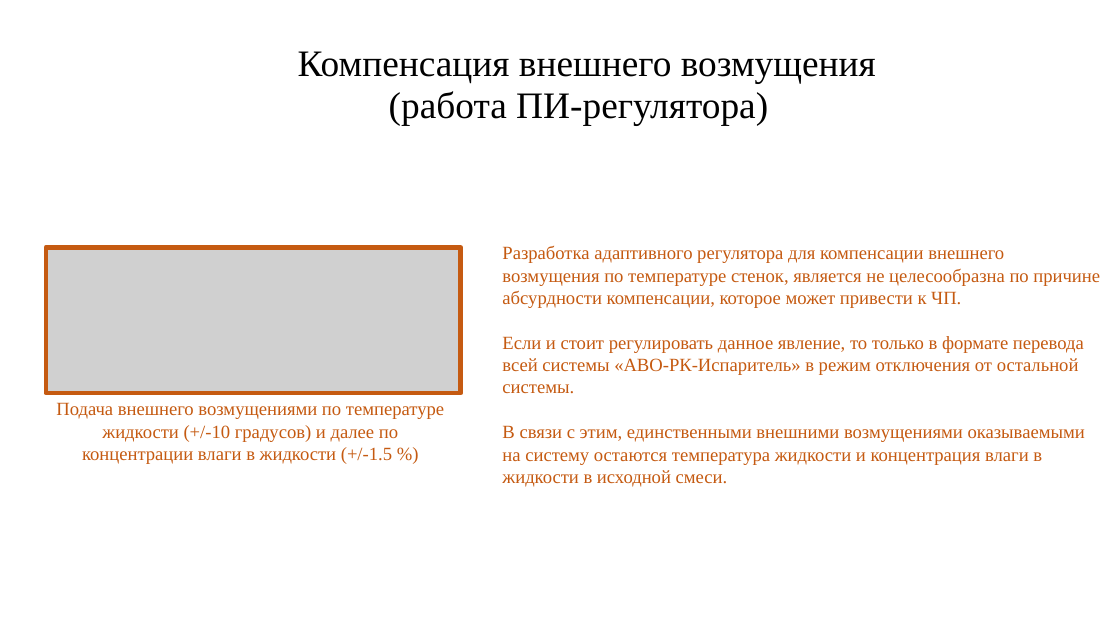
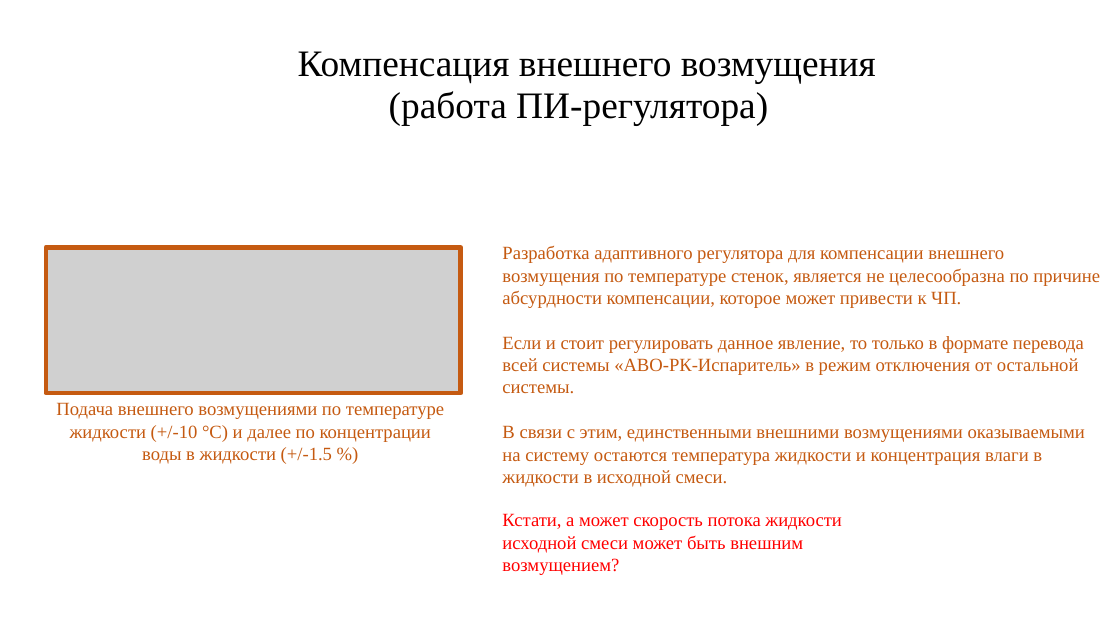
Before and after one commit to Rivares/Ph.D, a slide deck: slide 9 of 0_Docs_dir/3_General/Отчёт руководителям 12.07.2020.pptx. Drawn at 1120x630 pixels with LibreOffice and Linux fonts; fonts in the diff are those of the drawing; grey boxes stand for pictures. Boxes give left, top, right and bottom in pixels: in the first picture for what was removed or moved away, otherwise in the second. Text is boxed around its words. In the diff, an @@ line names an element or a change of style, - is before the commit and + after.

```diff
--- a/0_Docs_dir/3_General/Отчёт руководителям 12.07.2020.pptx
+++ b/0_Docs_dir/3_General/Отчёт руководителям 12.07.2020.pptx
@@ text at bbox=[56, 402, 444, 464]: text changed @@
-Подача внешнего возмущениями по температуре жидкости (+/-10 градусов) и далее по концентрации влаги в жидкости (+/-1.5 %)
+Подача внешнего возмущениями по температуре жидкости (+/-10 °С) и далее по концентрации воды в жидкости (+/-1.5 %)
@@ text added at bbox=[502, 513, 841, 575], 16 pt, text #FF0000 @@
+Кстати, а может скорость потока жидкости исходной смеси может быть внешним возмущением?
```
Also in this commit, not shown: 6 other slides changed, 1 slide added, 1 slide removed, 4 other files.
